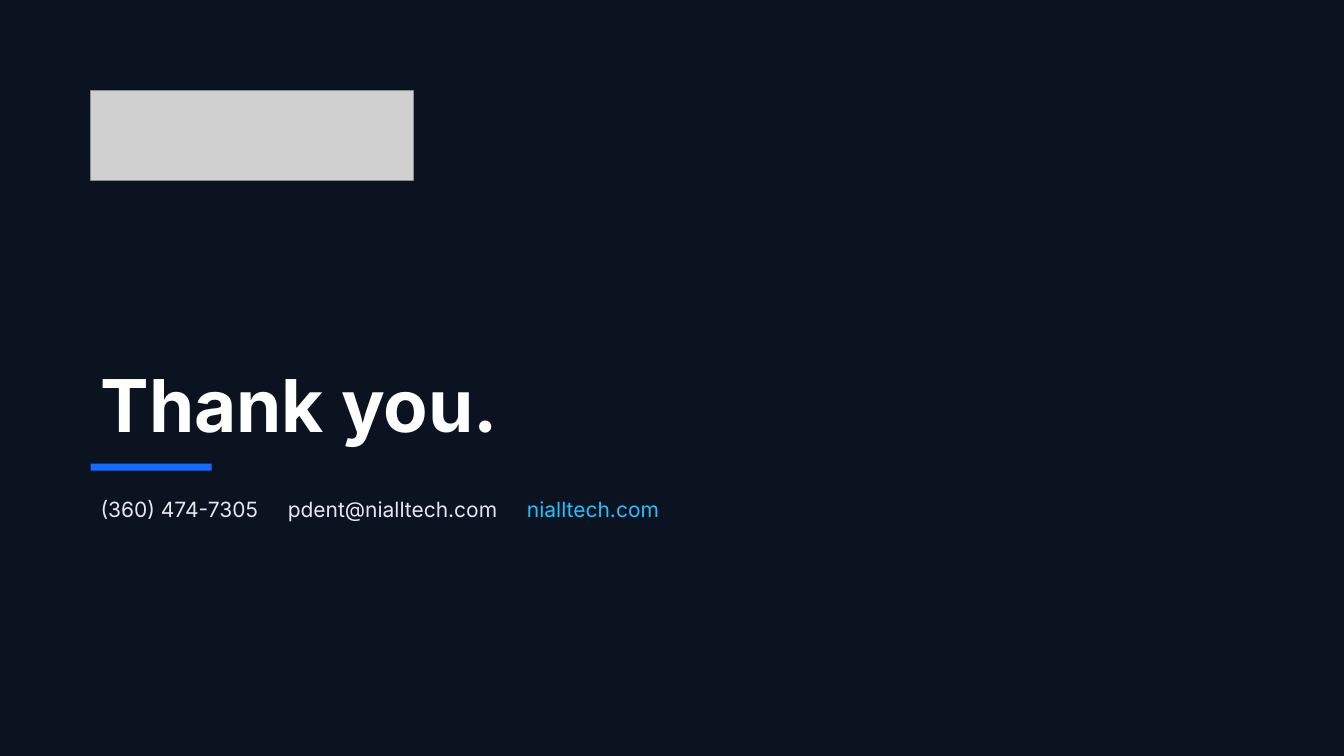
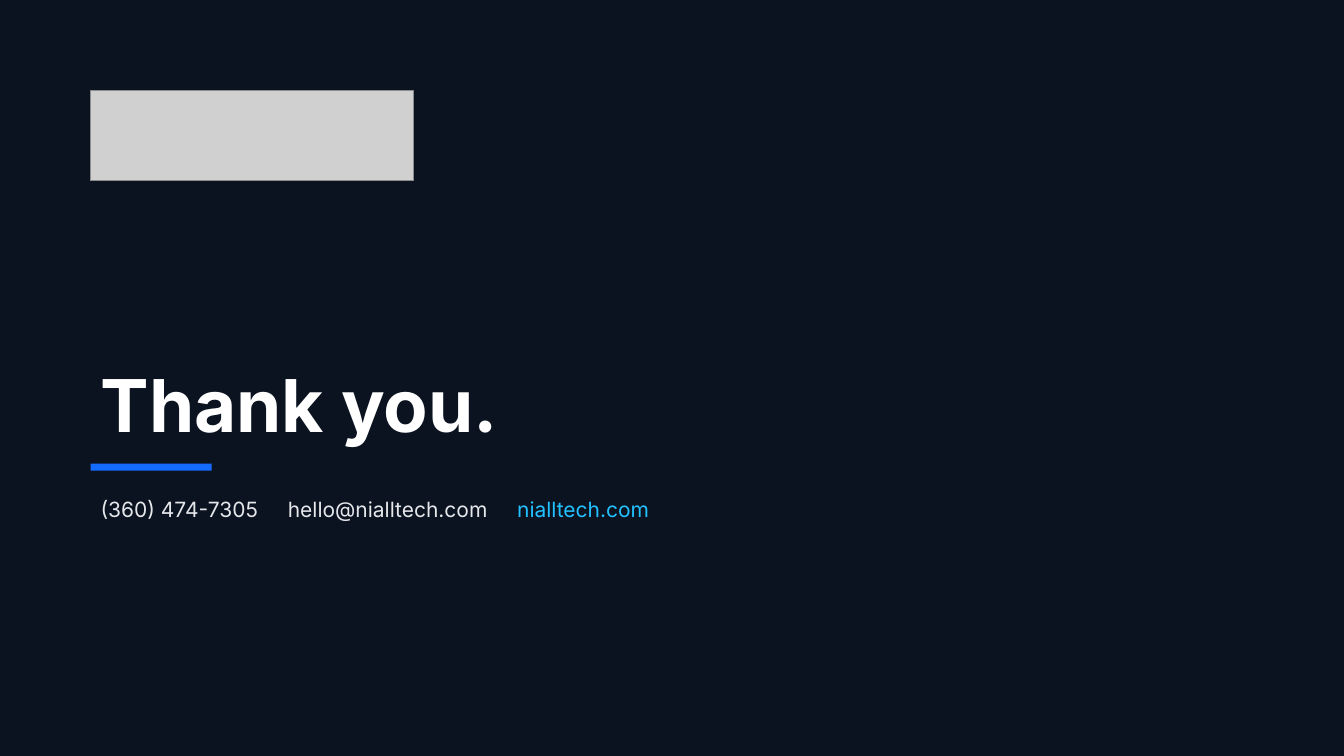
Before and after one commit to MyDwellingHQ/nialltech-web, a slide deck: slide 4 of public/brand/office/niall-tech-presentation-template.pptx. Drawn at 1344x756 pixels with LibreOffice and Linux fonts; fonts in the diff are those of the drawing; grey boxes stand for pictures. Boxes give left, top, right and bottom in pixels: in the first picture for what was removed or moved away, otherwise in the second. Text is boxed around its words. In the diff, an @@ line names an element or a change of style, - is before the commit and + after.

```diff
--- a/public/brand/office/niall-tech-presentation-template.pptx
+++ b/public/brand/office/niall-tech-presentation-template.pptx
@@ text at bbox=[101, 500, 649, 521]: text changed @@
-(360) 474-7305 pdent@nialltech.com nialltech.com
+(360) 474-7305 hello@nialltech.com nialltech.com
```
Also in this commit, not shown: 32 other files.
